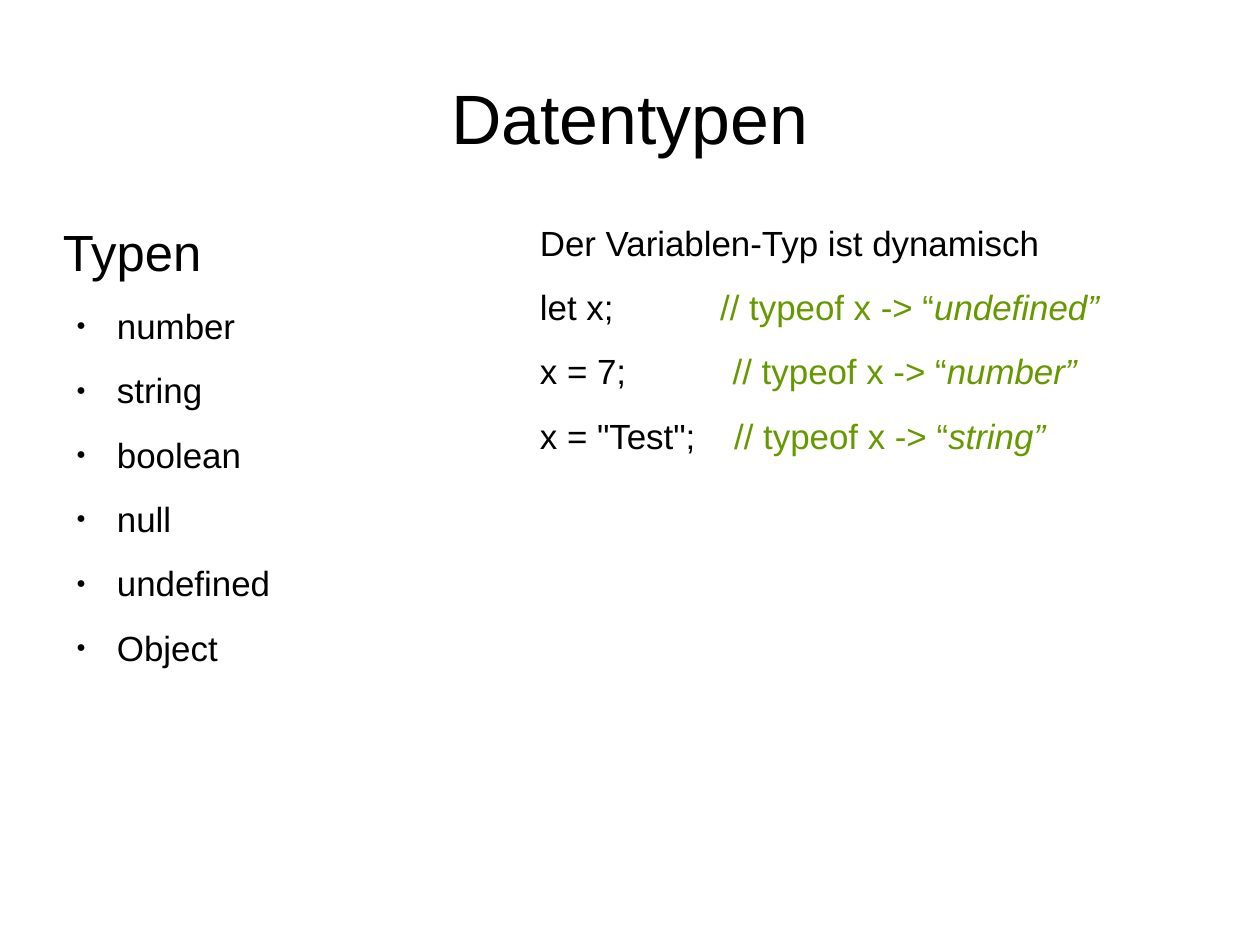
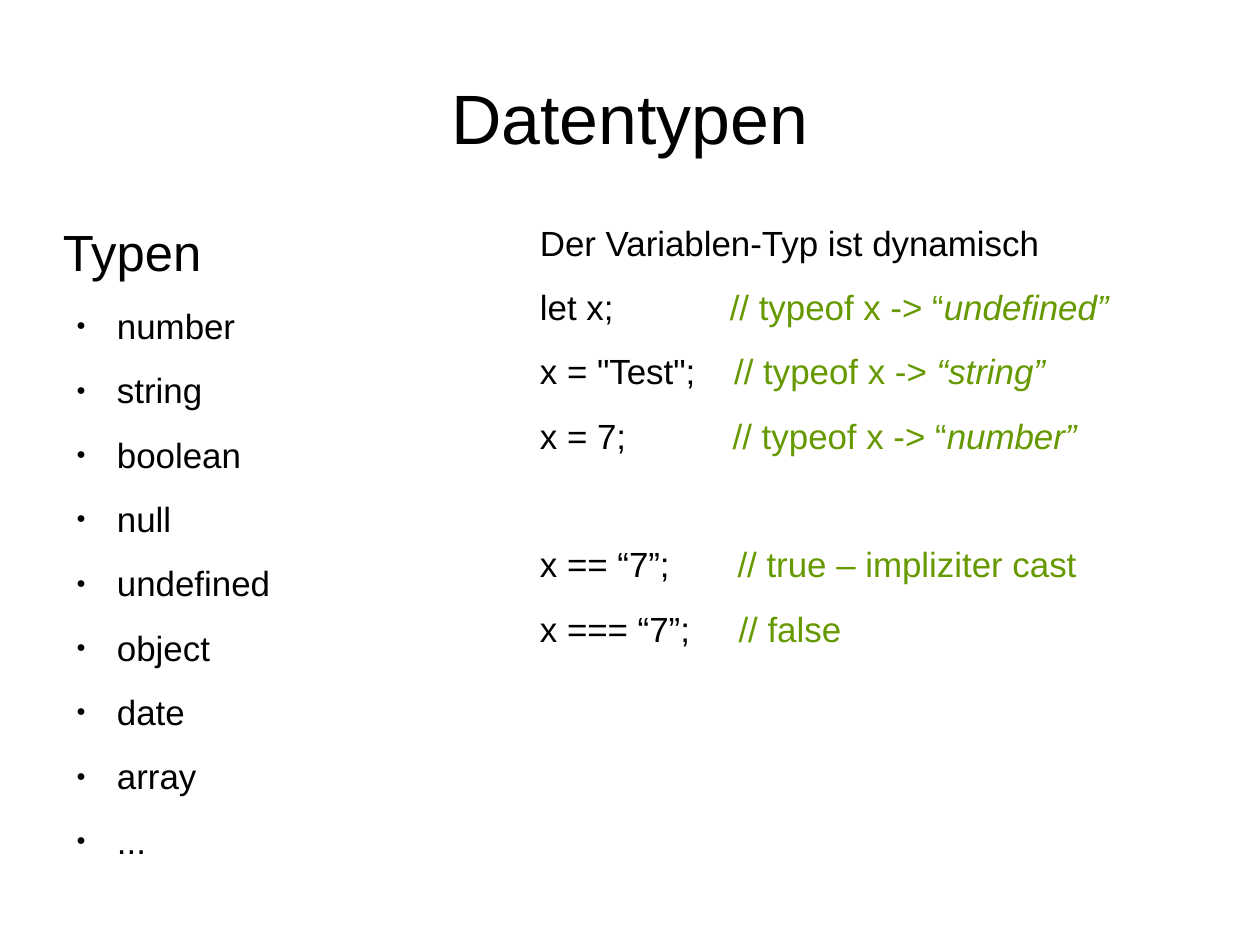
Before and after one commit to JoschaHemlep/javascript-talk, a slide deck: slide 4 of presentation/JavaScript.odp. Drawn at 1260x945 pixels with LibreOffice and Linux fonts; fonts in the diff are those of the drawing. Boxes give left, top, right and bottom in pixels: in the first picture for what was removed or moved away, otherwise in the second. Text is boxed around its words. In the diff, an @@ line names an element or a change of style, - is before the commit and + after.

```diff
--- a/presentation/JavaScript.odp
+++ b/presentation/JavaScript.odp
@@ text at [540, 358, 1045, 391]: paragraph added @@
+x = "Test"; // typeof x -> “string”
@@ text at [540, 551, 1076, 647]: text changed @@
-x = "Test"; // typeof x -> “string”
+x == “7”; // true – impliziter cast
+x === “7”; // false
@@ text at [117, 635, 210, 796]: text changed @@
-● Object
+● object
+● date
+● array
+● ...
```
Also in this commit, not shown: 2 other slides changed, 1 slide added, 1 slide removed, 2 other files.
